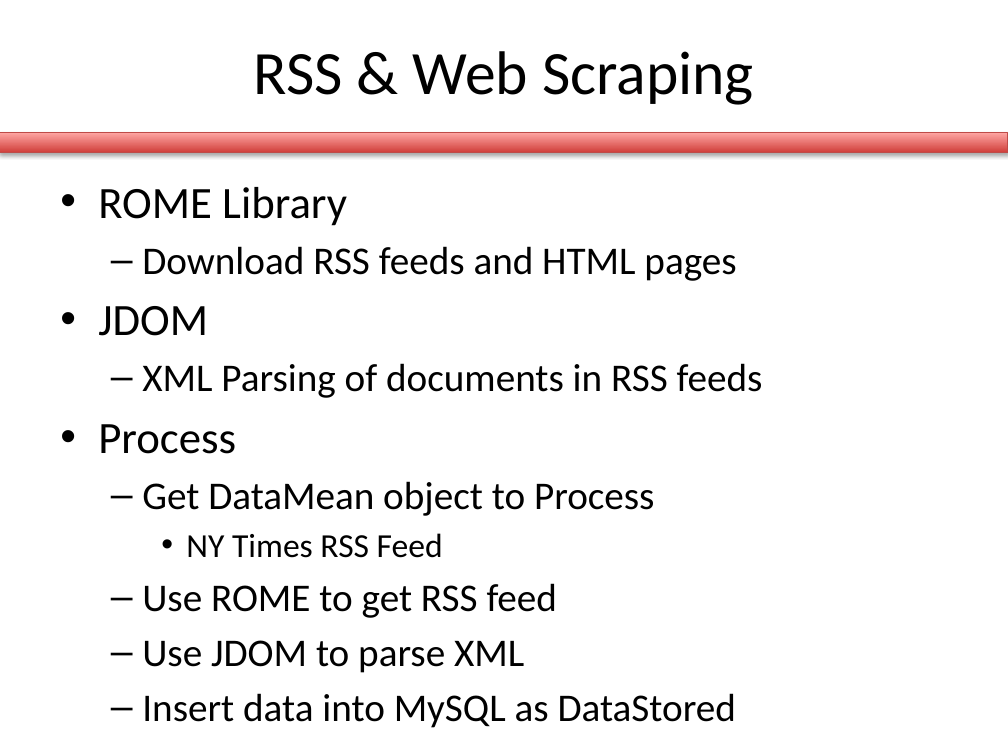
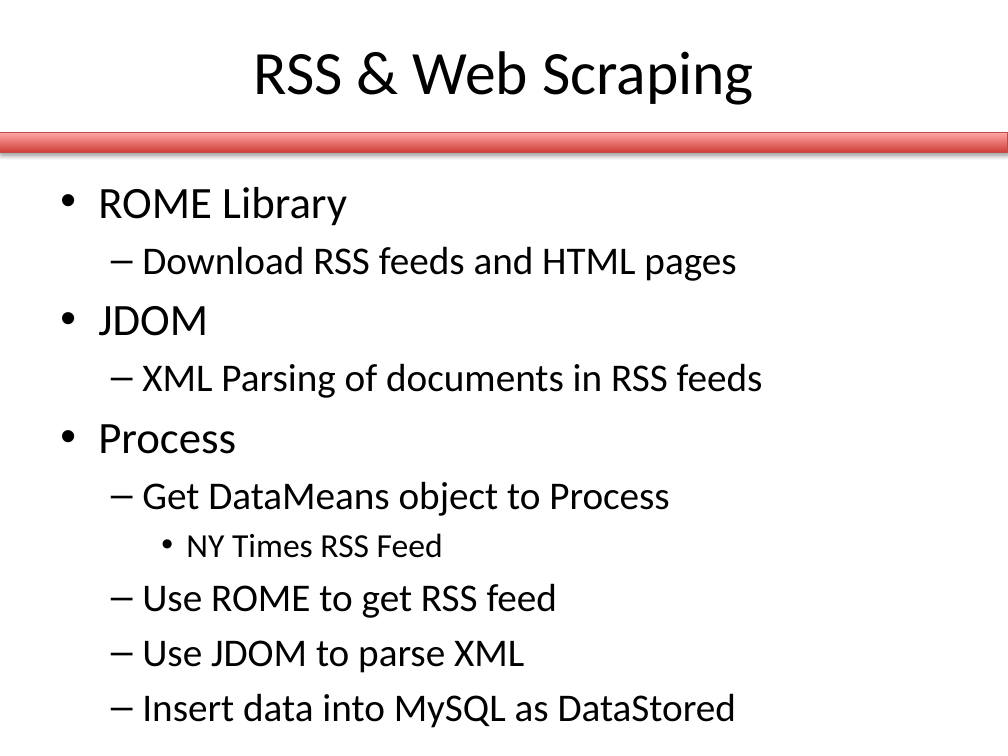
Before and after one commit to briantoth/Sun-in-the-City, a slide deck: slide 18 of se_process/milestone3/milestone3.pptx. Drawn at 1008x756 pixels with LibreOffice and Linux fonts; fonts in the diff are those of the drawing. Boxes give left, top, right and bottom in pixels: in the first picture for what was removed or moved away, otherwise in the second. Text is boxed around its words. In the diff, an @@ line names an element or a change of style, - is before the commit and + after.

Commit message:
Slight spelling correction to ppt presentation
Slide 18 was updated to correct a spelling error (DataMean to
DataMeans).

```diff
--- a/se_process/milestone3/milestone3.pptx
+++ b/se_process/milestone3/milestone3.pptx
@@ text at box(142, 481, 669, 516): text changed @@
-  – Get DataMean object to Process
+  – Get DataMeans object to Process
```
